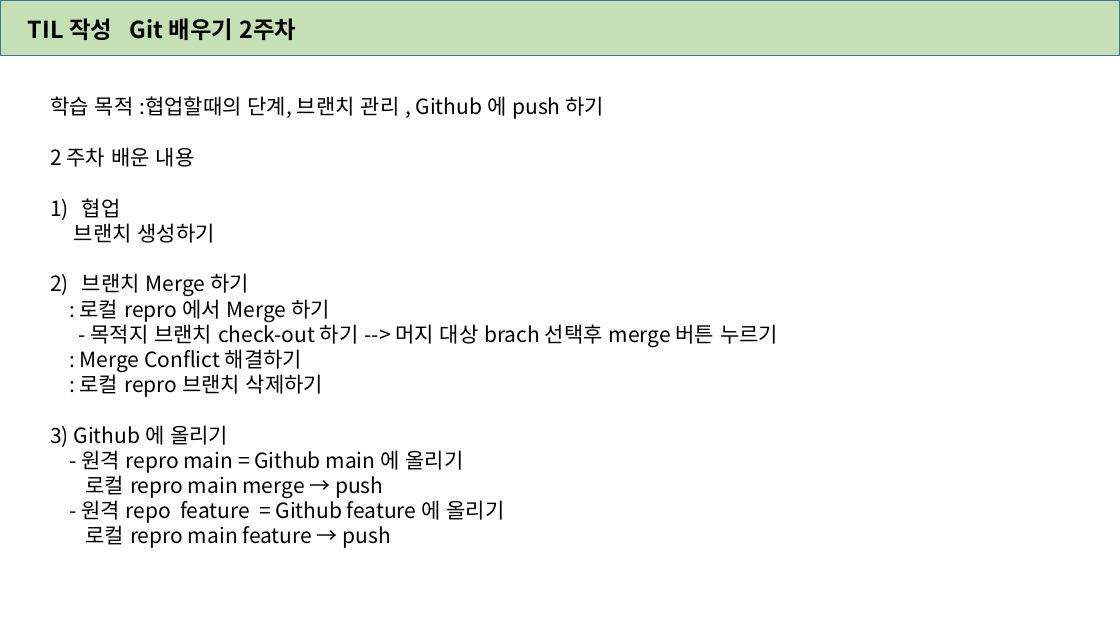
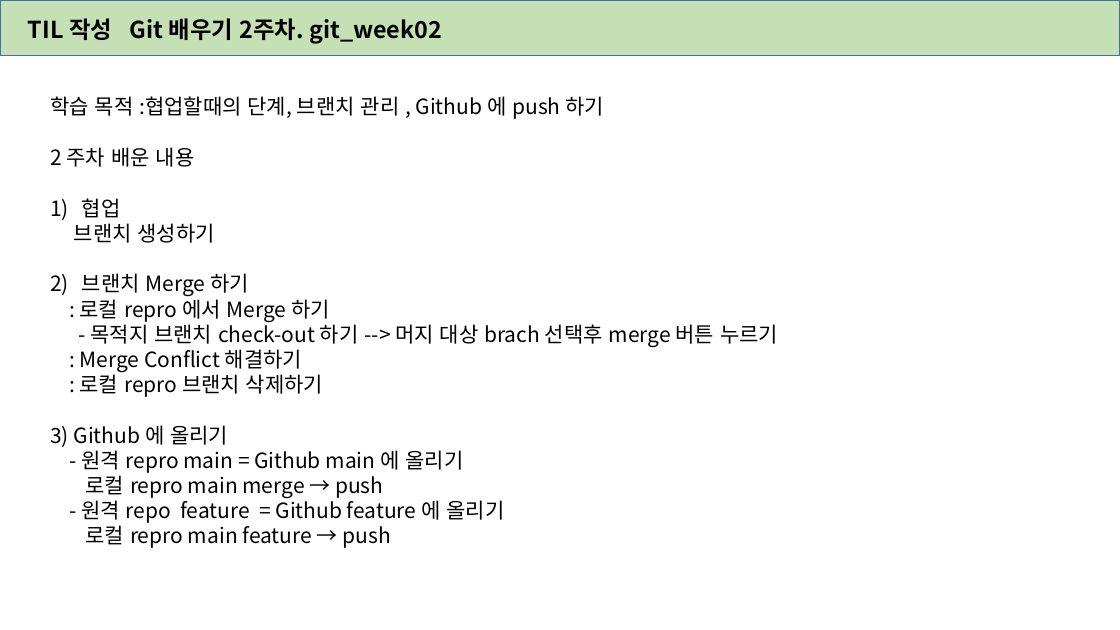
Before and after one commit to wogusdl/TIL, a slide deck: slide 2 of TIL.pptx. Drawn at 1120x630 pixels with LibreOffice and Linux fonts; fonts in the diff are those of the drawing. Boxes give left, top, right and bottom in pixels: in the first picture for what was removed or moved away, otherwise in the second. Text is boxed around its words. In the diff, an @@ line names an element or a change of style, - is before the commit and + after.

Commit message:
git_week02 브랜치로 작성 20211230 1952

```diff
--- a/TIL.pptx
+++ b/TIL.pptx
@@ text at (130, 18, 442, 44): text changed @@
-Git 배우기 2주차
+Git 배우기 2주차. git_week02
```
Also in this commit, not shown: 1 other slide changed.
